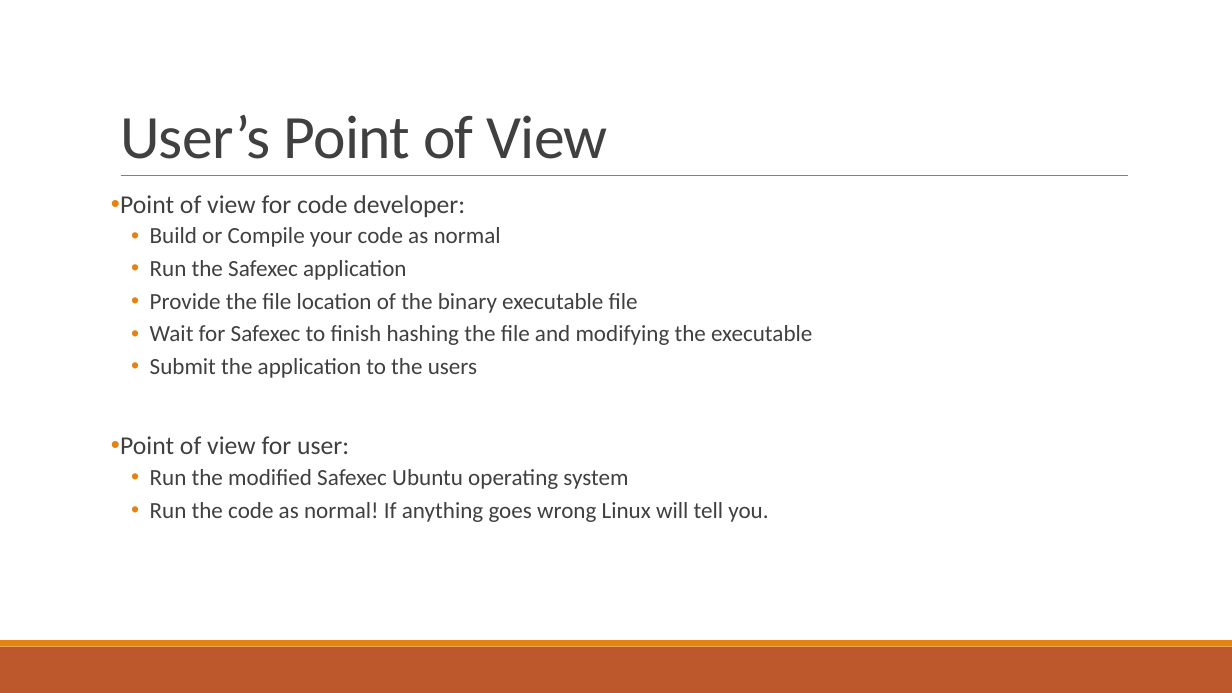
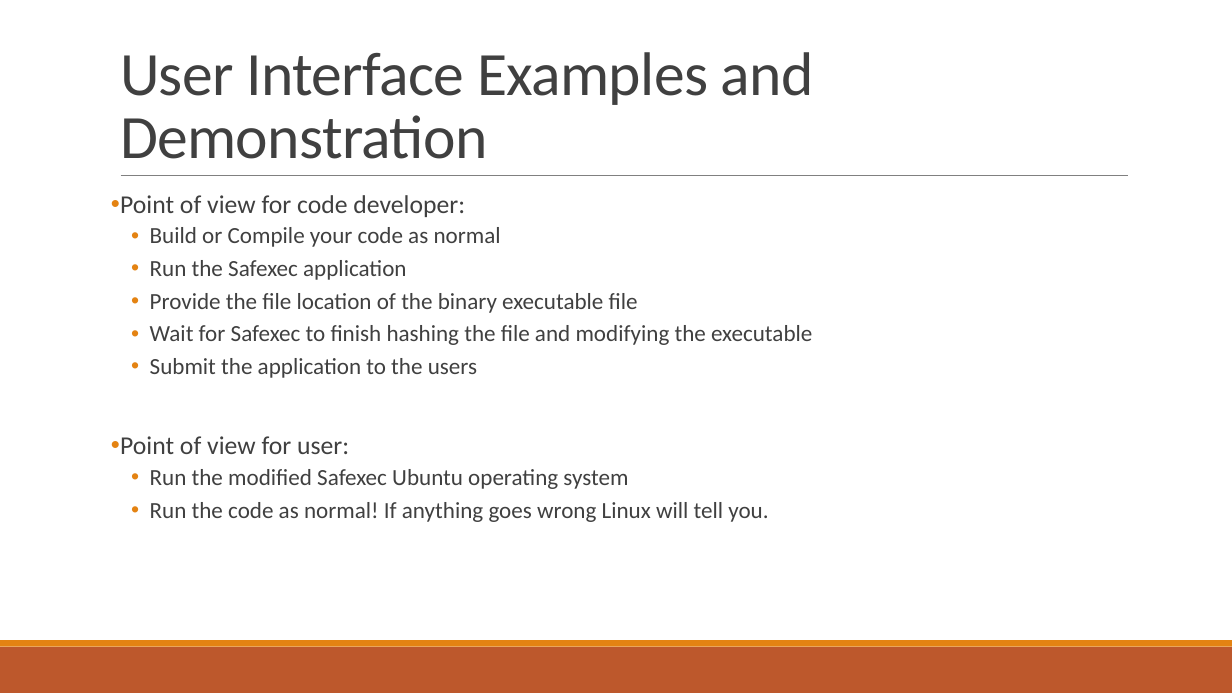
Before and after one commit to JohnHardy5/Safexec, a slide deck: slide 5 of Documents/Final Presentation.pptx. Drawn at 1232x693 pixels with LibreOffice and Linux fonts; fonts in the diff are those of the drawing. Boxes give left, top, right and bottom in pixels: in the first picture for what was removed or moved away, otherwise in the second. Text is boxed around its words. In the diff, an @@ line names an element or a change of style, - is before the commit and + after.

```diff
--- a/Documents/Final Presentation.pptx
+++ b/Documents/Final Presentation.pptx
@@ title at bbox=[120, 52, 814, 159]: text changed @@
-User’s Point of View
+User Interface Examples and Demonstration
```
Also in this commit, not shown: 3 other slides changed, 3 slides added, 2 slides removed, 4 other files.
